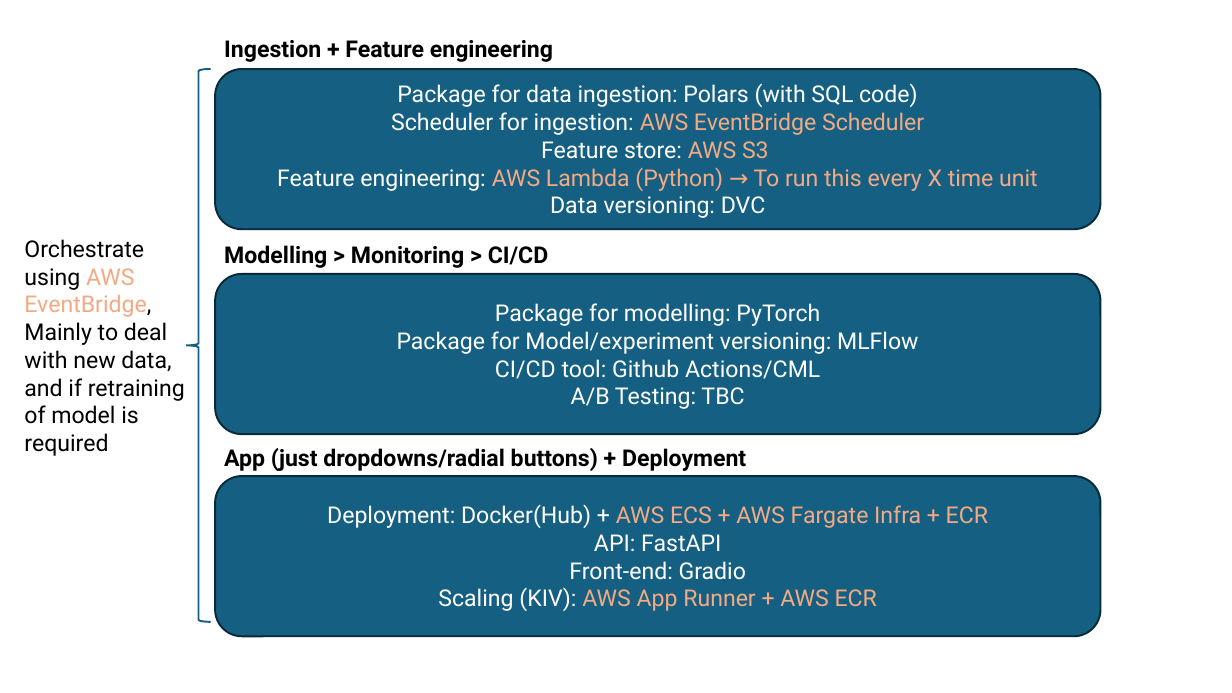
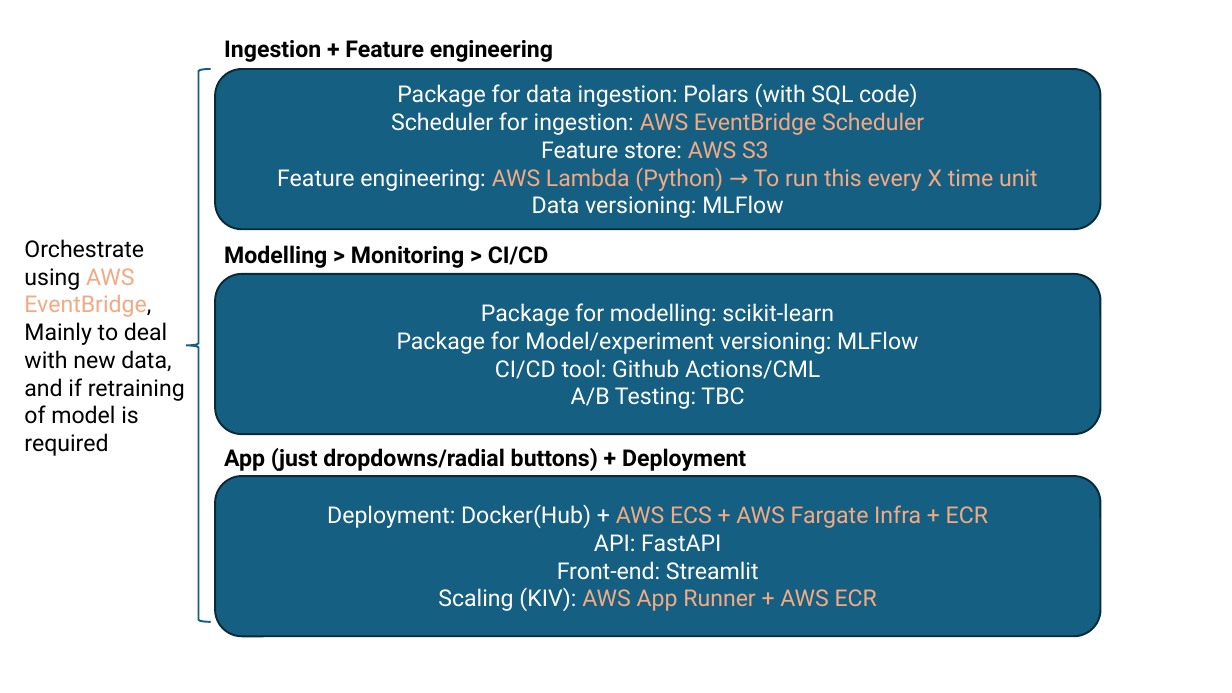
Before and after one commit to ziyu-toh/hdb-resale-prediction, a slide deck: slide 2 of docs/Architecture Overview.pptx. Drawn at 1232x693 pixels with LibreOffice and Linux fonts; fonts in the diff are those of the drawing. Boxes give left, top, right and bottom in pixels: in the first picture for what was removed or moved away, otherwise in the second. Text is boxed around its words. In the diff, an @@ line names an element or a change of style, - is before the commit and + after.

```diff
--- a/docs/Architecture Overview.pptx
+++ b/docs/Architecture Overview.pptx
@@ text in rounded rectangle at (532, 195, 783, 218): text changed @@
-Data versioning: DVC
+Data versioning: MLFlow
@@ text in rounded rectangle at (481, 303, 834, 326): text changed @@
-Package for modelling: PyTorch
+Package for modelling: scikit-learn
@@ text in rounded rectangle at (557, 561, 759, 580): text changed @@
-Front-end: Gradio
+Front-end: Streamlit
```
Also in this commit, not shown: 4 slides added, 4 other files.
